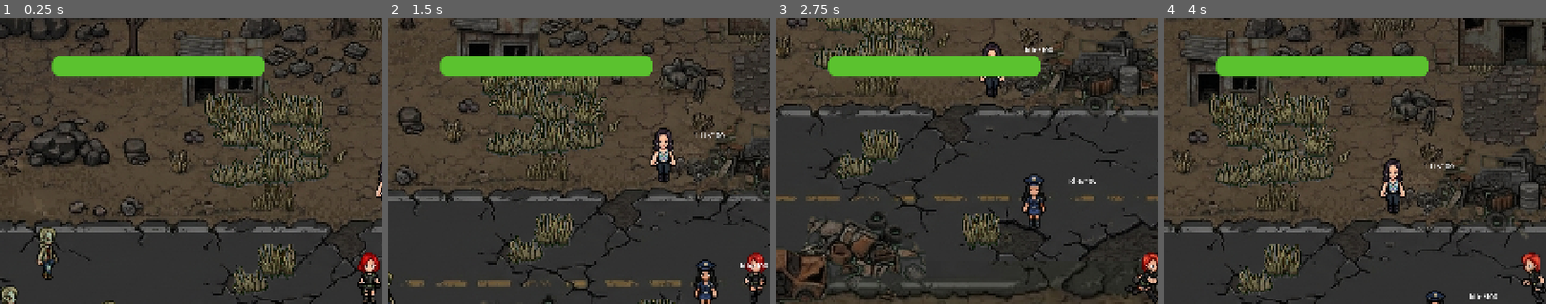
Above: before the commit, frames 1-4 (left to right).
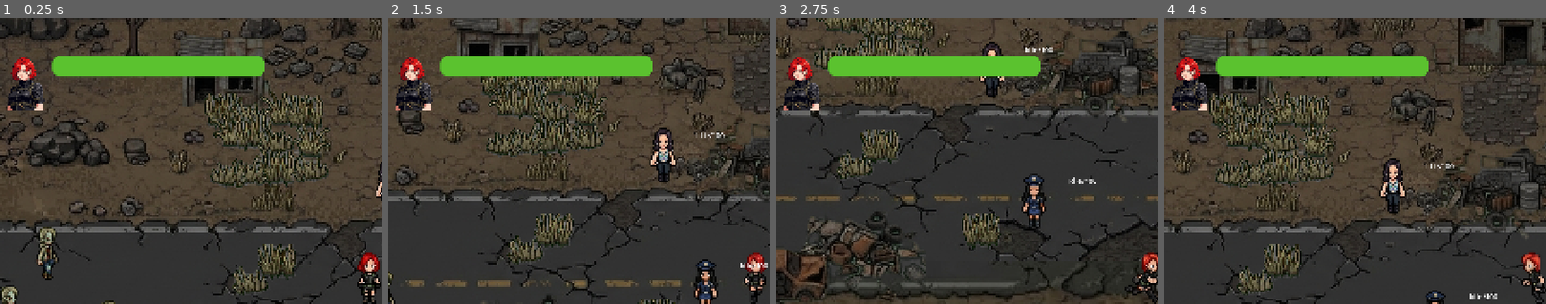
Above: after the commit, the same moments.

Repository: qq191734369/doomsday-evolution-record
Game: Godot game, scene res://Game/Main.tscn
Same seed, same stepped clock (60 frames per second), same inputs: the game is played once before the commit and once after it. The project has no main scene, so this scene is started directly.
Inputs:
- Up to frame 1 (0.25 s): no input
- Up to frame 2 (1.5 s): hold Right (right) 0.53-1.28 s; hold X (attack) 0.53-1.28 s; hold Down (down) from 1.28 s (still down); tap E (interact) at 1.35 s
- Up to frame 3 (2.75 s): release Down (down) at 2.03 s; hold Right (right) from 2.03 s (still down); hold X (attack) from 2.03 s (still down)
- Up to frame 4 (4 s): release Right (right) at 2.78 s; release X (attack) at 2.78 s; hold Up (up) 2.78-3.53 s; tap E (interact) at 2.85 s; hold Left (left) from 3.53 s (still down); hold X (attack) from 3.53 s (still down)
The pictures show only the part of the screen within x 2-52%, y 0-50%; the shares and areas given below are measured in that part.

The runs differ from the first frame. In frame 1, 1.1% of the frame differs, in the area x 2-12%, y 13-33%; in frame 2, 1.1%; in frame 3, 1.1%; in frame 4, 1.1%.

Commit message:
增加头像显示

Diff:
--- a/Game/Scene/Game_UI.tscn
+++ b/Game/Scene/Game_UI.tscn
@@ -2,6 +2,7 @@
 
 [ext_resource type="Script" uid="uid://cmvlwtp0u00av" path="res://Game/Scripts/game_ui_manager.gd" id="1_8atus"]
 [ext_resource type="Theme" uid="uid://wgmbmuq0tq12" path="res://Game/Scene/UI_Theme/game_ui_theme.tres" id="1_qxqu8"]
+[ext_resource type="Texture2D" uid="uid://dej2yyjvbpmbp" path="res://Assets/Animation/Characters/Lucy/Avatar_Lucy.png" id="2_jeke4"]
 
 [node name="Game_UI" type="CanvasLayer" unique_id=1473725006]
 script = ExtResource("1_8atus")
@@ -13,6 +14,11 @@
 anchor_bottom = 1.0
 grow_horizontal = 2
 grow_vertical = 2
+
+[node name="Avatar" type="Sprite2D" parent="Control_HUD" unique_id=1900428957]
+position = Vector2(68, 123)
+scale = Vector2(0.8, 0.8)
+texture = ExtResource("2_jeke4")
 
 [node name="ProgressBar" type="ProgressBar" parent="Control_HUD" unique_id=449515394]
 layout_mode = 1
@@ -26,10 +32,10 @@
 
 [node name="NPCHealthContainer" type="VBoxContainer" parent="Control_HUD" unique_id=999999001]
 layout_mode = 0
-offset_left = 66.0
-offset_top = 159.0
-offset_right = 466.0
-offset_bottom = 159.0
+offset_left = 43.0
+offset_top = 192.0
+offset_right = 443.0
+offset_bottom = 192.0
 theme = ExtResource("1_qxqu8")
 
 [node name="Control_GameOver" type="Control" parent="." unique_id=124175415]
--- a/Game/Scene/NPCHealthBar.tscn
+++ b/Game/Scene/NPCHealthBar.tscn
@@ -8,7 +8,7 @@
 font_size = 14
 
 [node name="NPCHealthBar" type="HBoxContainer" unique_id=277224860]
-custom_minimum_size = Vector2(0, 120)
+custom_minimum_size = Vector2(0, 100)
 offset_right = 404.0
 offset_bottom = 40.0
 script = ExtResource("2_script")
@@ -20,23 +20,30 @@
 [node name="NPCName" type="Label" parent="Control" unique_id=1933258653]
 custom_minimum_size = Vector2(80, 30)
 layout_mode = 0
-offset_left = 159.0
-offset_top = 49.0
-offset_right = 239.0
-offset_bottom = 79.0
+offset_left = 121.0
+offset_top = 55.0
+offset_right = 201.0
+offset_bottom = 85.0
 theme = ExtResource("1_theme")
 text = "NPC"
 label_settings = SubResource("LabelSettings_63fxx")
 vertical_alignment = 1
 
-[node name="Sprite2D" type="Sprite2D" parent="Control" unique_id=1688292315]
-position = Vector2(72, 55.000004)
-scale = Vector2(0.8, 0.8)
+[node name="NPCAvatar" type="Sprite2D" parent="Control" unique_id=1688292315]
+position = Vector2(51.000008, 50.999996)
+scale = Vector2(0.6, 0.6)
 texture = ExtResource("3_526os")
 
-[node name="HealthBar" type="ProgressBar" parent="." unique_id=1818176249]
-custom_minimum_size = Vector2(250, 30)
-layout_mode = 2
+[node name="Node2D" type="Node2D" parent="." unique_id=1820401790]
+position = Vector2(127, 20)
+
+[node name="HealthBar" type="ProgressBar" parent="Node2D" unique_id=1818176249]
+custom_minimum_size = Vector2(200, 20)
+offset_left = -16.0
+offset_top = -5.0
+offset_right = 184.0
+offset_bottom = 18.0
+scale = Vector2(1, 0.5)
 theme = ExtResource("1_theme")
 value = 100.0
 show_percentage = false
--- a/Game/Scripts/AI/BehaviorManager.gd
+++ b/Game/Scripts/AI/BehaviorManager.gd
@@ -16,6 +16,8 @@
 func update(delta: float) -> void:
 	# 选择最高优先级的可执行行为
 	var best_behavior = find_best_behavior()
+	if not best_behavior:
+		return
 	if best_behavior != current_behavior:
 		if current_behavior:
 			#print("切换行为: " + current_behavior.get_behavior_name() + " -> 结束")
--- a/Game/Scripts/UI/npc_health_bar.gd
+++ b/Game/Scripts/UI/npc_health_bar.gd
@@ -1,6 +1,10 @@
 extends HBoxContainer
 
 var npc: BaseCharacter
+
+@onready var npc_name_label: Label = $Control/NPCName
+@onready var npc_avatar: Sprite2D = $Control/NPCAvatar
+@onready var health_bar: ProgressBar = $Node2D/HealthBar
 
 func _ready():
 	# 节点准备好后更新显示
@@ -17,10 +21,6 @@
 	if not npc:
 		return
 
-	# 获取子节点
-	var npc_name_label = get_node_or_null("NPCName")
-	var health_bar = get_node_or_null("HealthBar")
-
 	if npc_name_label:
 		# 使用npc.npc_name而不是npc.name
 		if npc.has_method("get_npc_name"):
@@ -30,6 +30,24 @@
 		else:
 			npc_name_label.text = npc.name
 
+	if npc_avatar:
+		# 加载头像
+		var npc_name = ""
+		if npc.has_method("get_npc_name"):
+			npc_name = npc.get_npc_name()
+		elif npc.has("npc_name"):
+			npc_name = npc.npc_name
+		else:
+			npc_name = npc.name
+
+		# 构建头像路径
+		var avatar_path = "res://Assets/Animation/Characters/" + npc_name + "/Avartar_" + npc_name + ".png"
+		var texture = load(avatar_path)
+		if texture:
+			npc_avatar.texture = texture
+		else:
+			print("找不到头像: " + avatar_path)
+
 	if health_bar:
 		health_bar.value = float(npc.currentHealth) / float(npc.maxHealth) * 100
 
Binary file added: Assets/Animation/Characters/Lucy/Avatar_Lucy.png
Not shown, added: Assets/Animation/Characters/Lucy/Avatar_Lucy.png.import
